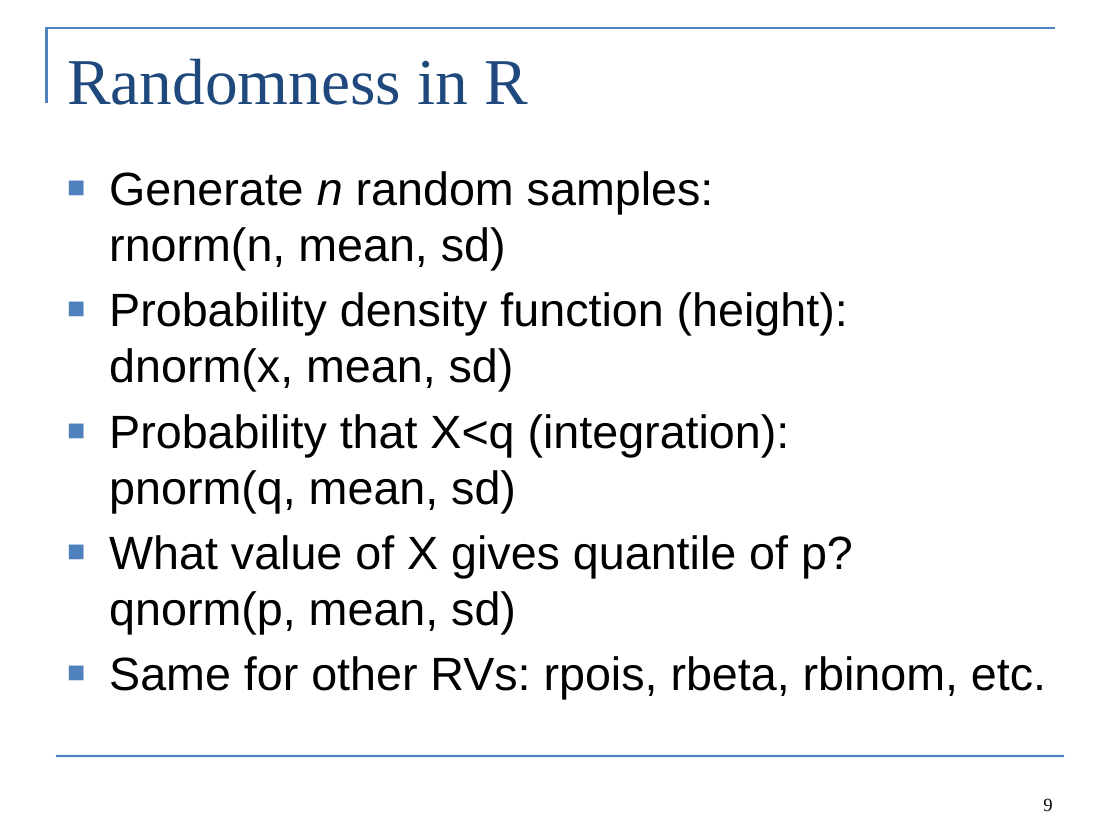
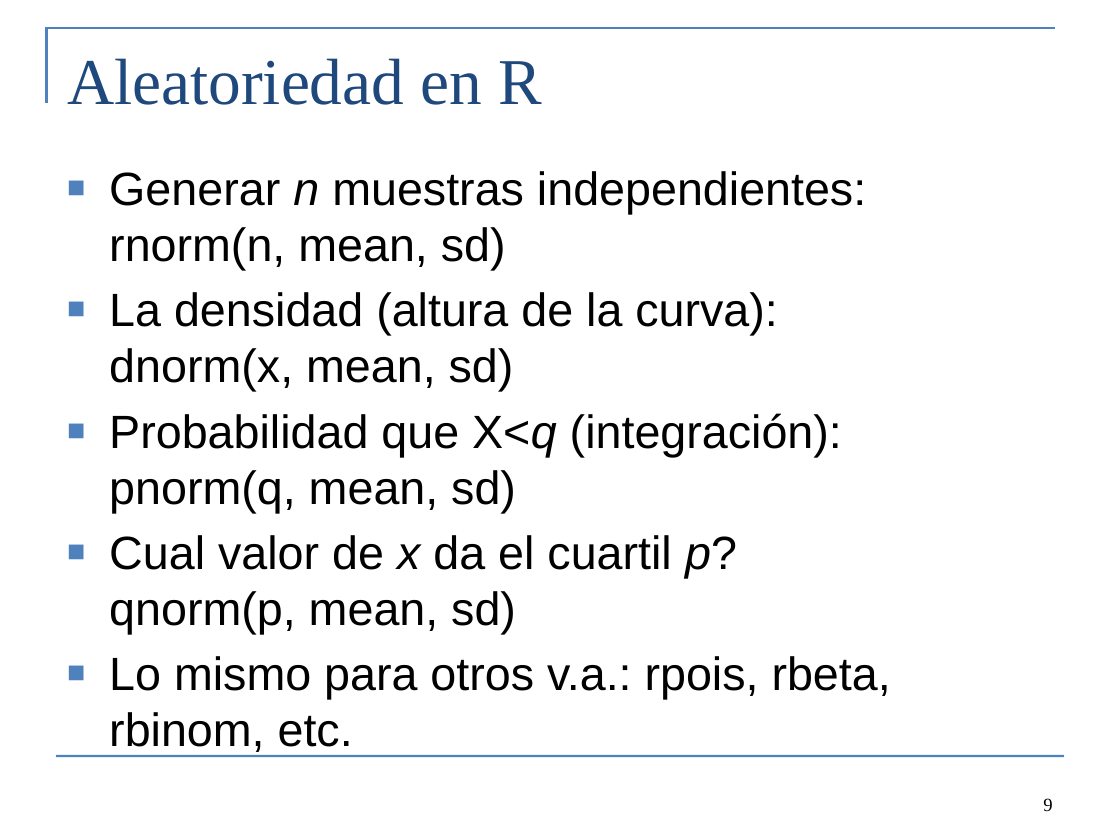
Before and after one commit to colemonnahan/bayes_workshop, a slide deck: slide 9 of dia1/lecture1_probability.pptx. Drawn at 1120x840 pixels with LibreOffice and Linux fonts; fonts in the diff are those of the drawing. Boxes give left, top, right and bottom in pixels: in the first picture for what was removed or moved away, otherwise in the second. Text is boxed around its words. In the diff, an @@ line names an element or a change of style, - is before the commit and + after.

```diff
--- a/dia1/lecture1_probability.pptx
+++ b/dia1/lecture1_probability.pptx
@@ title at [67, 58, 542, 105]: text changed @@
-Randomness in R
+Aleatoriedad en R
@@ text at [109, 171, 891, 756]: text changed @@
-■ Generate n random samples:
-  rnorm(n, mean, sd)
-■ Probability density function (height):
-  dnorm(x, mean, sd)
-■ Probability that X<q (integration):
-  pnorm(q, mean, sd)
-■ What value of X gives quantile of p?
-  qnorm(p, mean, sd)
-■ Same for other RVs: rpois, rbeta, rbinom, etc.
+■ Generar n muestras independientes:
+  rnorm(n, mean, sd)
+■ La densidad (altura de la curva):
+  dnorm(x, mean, sd)
+■ Probabilidad que X<q (integración):
+  pnorm(q, mean, sd)
+■ Cual valor de x da el cuartil p?
+  qnorm(p, mean, sd)
+■ Lo mismo para otros v.a.: rpois, rbeta, rbinom, etc.
```
Also in this commit, not shown: 5 other slides changed, 1 slide added, 1 slide removed, 4 other files.
